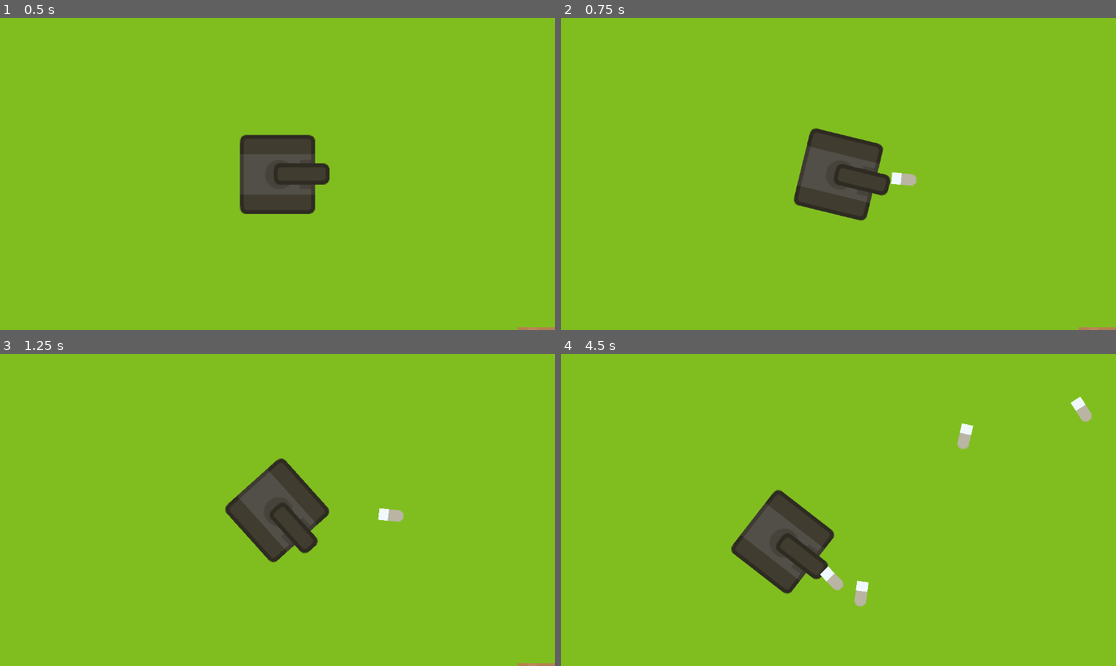
Above: before the commit, frames 1-4 (two rows, left to right).
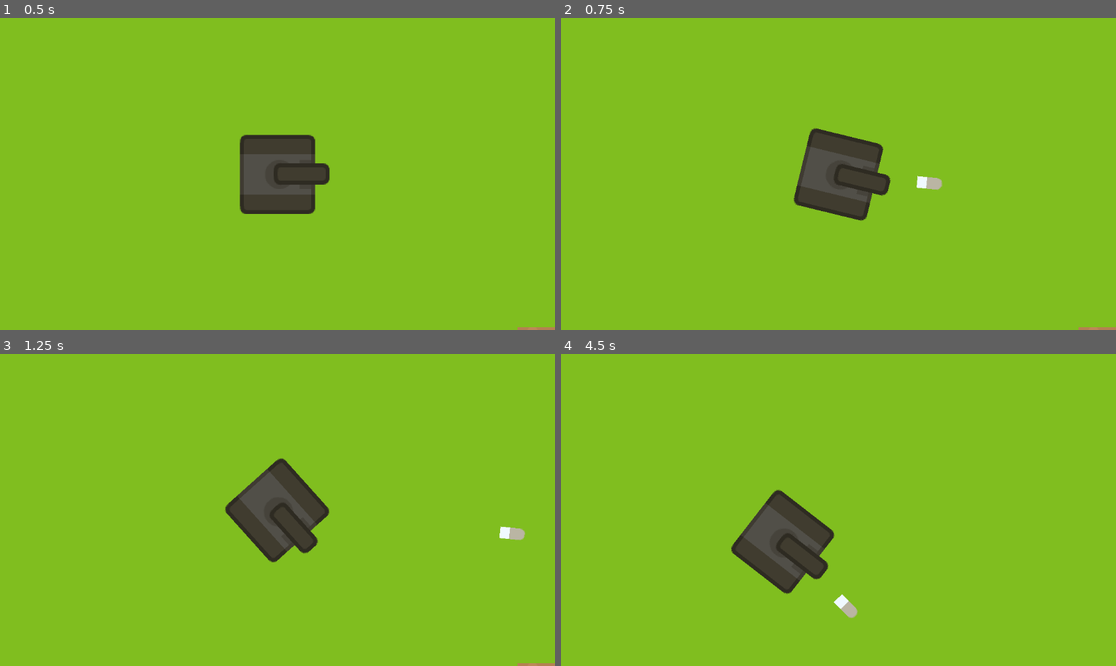
Above: after the commit, the same moments.

Repository: christian-suar/Top-Tank
Game: Godot game, scene res://scenes/world.tscn
Two runs of this game, one before a commit and one after it. Both use one fixed random seed, a clock stepped at 60 frames per second and the inputs below.
Inputs (mouse positions are in pixels of both pictures, inside the frame that each line leads up to):
- Up to frame 1 (0.5 s): no input
- Up to frame 2 (0.75 s): tap Enter at 0.5 s; move the mouse to (960, 158) at 0.52 s; hold Right (ui_right) from 0.53 s (still down); click (960, 158) at 0.6 s
- Up to frame 3 (1.25 s): keep holding Right (ui_right)
- Up to frame 4 (4.5 s): move the mouse to (727, 525) at 1.27 s; release Right (ui_right) at 1.28 s; hold Down (ui_down) 1.28-2.03 s; click (727, 525) at 1.35 s; move the mouse to (894, 441) at 2.02 s; hold Right (ui_right) 2.03-2.78 s; click (894, 441) at 2.1 s; move the mouse to (810, 572) at 2.77 s; hold Up (ui_up) 2.78-3.53 s; click (810, 572) at 2.85 s; move the mouse to (1005, 556) at 3.52 s; hold Left (ui_left) from 3.53 s (still down); click (1005, 556) at 3.6 s; move the mouse to (672, 463) at 4.27 s; click (672, 463) at 4.35 s

Frame 1 is identical in both runs. In frame 2, 0.3% of the frame differs, in the area x 59-69%, y 49-56%; in frame 3, 0.3%; in frame 4, 0.8%, in the area x 46-96%, y 13-85%.

Commit message:
bullet shoots correctly
the bullet shoots the way its facing now which is good

Diff:
--- a/scenes/biege_bullet.gd
+++ b/scenes/biege_bullet.gd
@@ -1,12 +1,13 @@
-extends Area2D
+extends CharacterBody2D
 
-var speed = 100.0
+var speed = 300
 var despawn = 5
-var direction = Vector2()
+
 
 
 func _ready():
-	direction = Vector2(cos(rotation),sin(rotation))
+	pass
 
 func _process(delta):
-	position += direction * speed * delta
+	position += transform.x * speed * delta
+	move_and_slide()
--- a/scenes/biege_bullet.tscn
+++ b/scenes/biege_bullet.tscn
@@ -7,7 +7,9 @@
 radius = 6.0
 height = 28.0
 
-[node name="biegeBullet" type="Area2D"]
+[node name="biegeBullet" type="CharacterBody2D"]
+collision_layer = 2
+collision_mask = 2
 script = ExtResource("1_s0ghi")
 
 [node name="BulletBeigeSilver" type="Sprite2D" parent="."]
